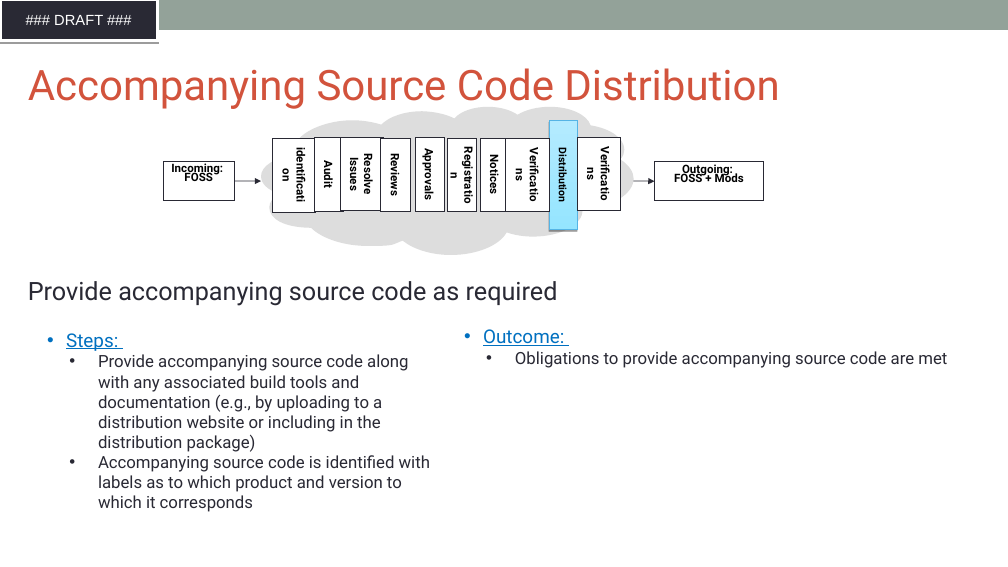
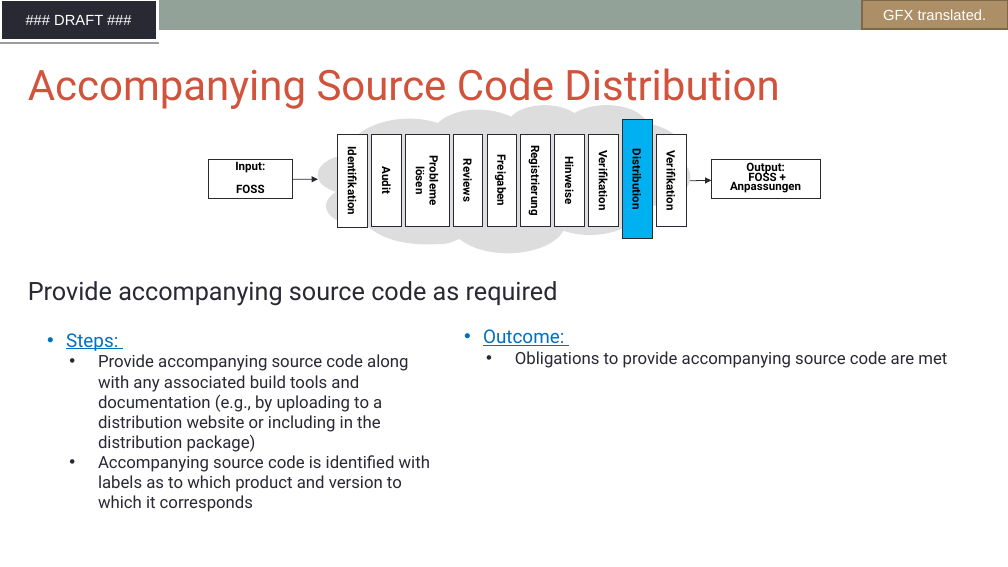
Before and after one commit to SThanheiser/curriculum, a slide deck: slide 66 of translation-DE/slides/DFT_openchain-curriculum-for-1-1_GER.odp. Drawn at 1008x567 pixels with LibreOffice and Linux fonts; fonts in the diff are those of the drawing; background and template pictures are left out. Boxes give left, top, right and bottom in pixels: in the first picture for what was removed or moved away, otherwise in the second. Text is boxed around its words. In the diff, an @@ line names an element or a change of style, - is before the commit and + after.

```diff
--- a/translation-DE/slides/DFT_openchain-curriculum-for-1-1_GER.odp
+++ b/translation-DE/slides/DFT_openchain-curriculum-for-1-1_GER.odp
@@ freeform shape added at [862,0,1008,29], fill #AD8F67, outline #7E684A 2.01 pt, 14 pt, text #FFFFFF @@
+GFX translated.
@@ freeform shape added at [622,119,652,238], fill #00B0F0, outline #292934 0.74 pt, 11 pt, text #000000, bold @@
+Distribution
@@ freeform shape removed at [273,138,316,212] @@
-identification
@@ freeform shape added at [338,135,367,227], fill #FFFFFF, outline #292934 0.74 pt, 11 pt, text #000000, bold @@
+Identifikation
@@ freeform shape removed at [340,138,383,211] @@
-Resolve Issues
@@ freeform shape "Audit": place and size @@
-freeform shape "Audit" at [314,138,343,211]
+freeform shape "Audit" at [372,134,402,226]
@@ freeform shape added at [406,134,449,226], fill #FFFFFF, outline #292934 0.74 pt, 11 pt, text #000000, bold @@
+Probleme lösen
@@ freeform shape removed at [415,138,445,211] @@
-Approvals
@@ freeform shape removed at [448,138,477,212] @@
-Registration
@@ freeform shape "Reviews": place and size @@
-freeform shape "Reviews" at [381,138,411,212]
+freeform shape "Reviews" at [453,134,483,226]
@@ freeform shape removed at [480,138,510,212] @@
-Notices
@@ freeform shape added at [487,134,517,226], fill #FFFFFF, outline #292934 0.74 pt, 11 pt, text #000000, bold @@
+Freigaben
@@ freeform shape removed at [506,138,549,212] @@
-Verifications
@@ freeform shape added at [521,134,551,226], fill #FFFFFF, outline #292934 0.74 pt, 11 pt, text #000000, bold @@
+Registrierung
@@ freeform shape removed at [549,121,577,230] @@
@@ freeform shape added at [555,134,584,226], fill #FFFFFF, outline #292934 0.74 pt, 11 pt, text #000000, bold @@
+Hinweise
@@ freeform shape removed at [577,137,620,210] @@
-Verifications
@@ freeform shape added at [589,134,618,226], fill #FFFFFF, outline #292934 0.74 pt, 11 pt, text #000000, bold @@
+Verifikation
@@ freeform shape added at [657,134,686,226], fill #FFFFFF, outline #292934 0.74 pt, 11 pt, text #000000, bold @@
+Verifikation
@@ freeform shape "Input:": place and size @@
-freeform shape "Input:" at [163,162,234,200]
+freeform shape "Input:" at [209,160,292,198]
@@ text in freeform shape at [235,161,265,173]: text changed @@
-Incoming:
+Input:
@@ arrow moved from (234, 181) - (261, 181) to (292, 179) - (318, 179) @@
@@ text removed at [556,153,570,202] @@
-Distribution
@@ 2 freeform shapes, 1 arrow: place and size @@
-2 freeform shapes, 1 arrow at [261,107,764,255]
+2 freeform shapes, 1 arrow at [318,105,820,253]
@@ text in freeform shape at [730,162,801,193]: text changed @@
-Outgoing:
-FOSS + Mods
+Output:
+FOSS + Anpassungen
```
Also in this commit, not shown: 7 other slides changed, 6 slides added, 6 slides removed, 1 other file.
